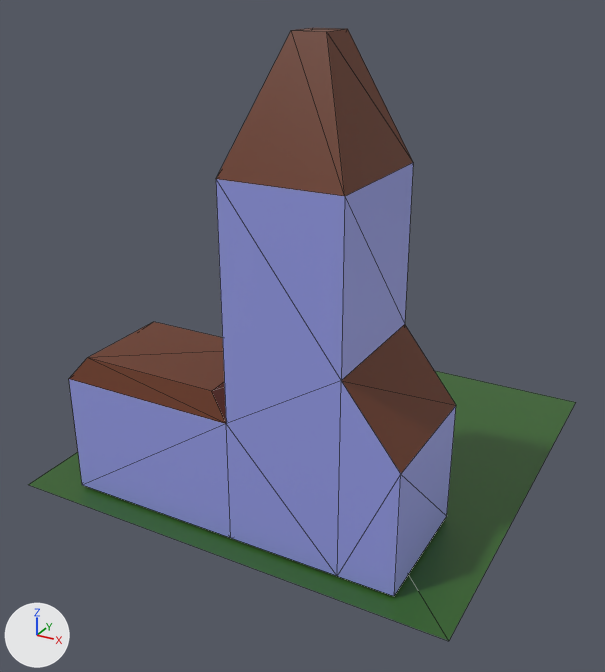
An edit to the glTF model public/assets/building.glb, drawn before and after from the same camera.
The view is the same before and after, from a camera (50 mm lens) standing at (4.92, -9.66, 6.39) and looking at (-0.08, -0.57, 1.85). Arrows for +X, +Y and +Z are at lower left; the lights stay in place. Mesh edges are drawn as thin lines. Vertices at the same position are counted once.

Objects in the first picture: 'Floor', 'House'.
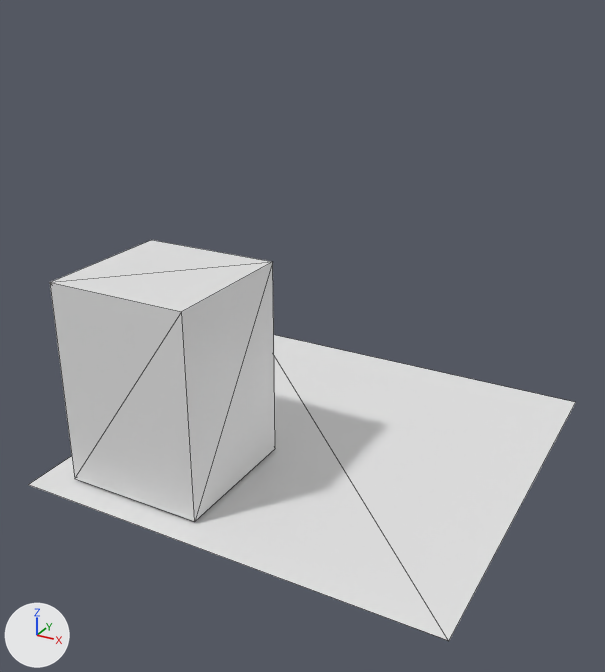
Where the newer file only moved an object's origin or applied its transform, the numbers keep the older frame.

Edits to the scene script, one JSON object a line:
```json
{"block": "me_cube_001", "where": "me_cube_001.from_pydata(...)  # 4 vertices, 2 faces; spans x -3.0..3.0, y -3.0..3.0, z 0.0"}
{"block": "me_cube_001", "where": "# used by ob_floor; location = (0.0, 0.0, -0.04)"}
{"block": "me_cube_001", "change": "me_cube_001 part 1: 2 faces spanning x -3.0..3.0, y -3.0..3.0, z 0.0 switch from mat_materialfloor (dark green #336226) to no material"}
{"op": "add", "block": "me_cube_002", "code": ["me_cube_002 = bpy.data.meshes.new('Cube.002')", "me_cube_002.from_pydata([(-1.0, -1.0, 2.85), (-1.0, 1.0, 0.0), (-1.0, -1.0, 0.0), (-1.0, 1.0, 2.85), (1.0, 1.0, 0.0), (1.0, 1.0, 2.85), (1.0, -1.0, 0.0), (1.0, -1.0, 2.85)], [], [(0, 1, 2), (0, 3, 1), (3, 4, 1), (3, 5, 4), (5, 6, 4), (5, 7, 6), (7, 2, 6), (7, 0, 2), (0, 5, 3), (0, 7, 5)])"]}
{"op": "remove", "block": "ob_house", "code": ["ob_house = bpy.data.objects.new('House', me_cube_005)", "ob_house.location = (0.0, -1.85, 0.0)"]}
{"op": "add", "block": "ob_cube", "code": ["ob_cube = bpy.data.objects.new('Cube', me_cube_002)", "ob_cube.location = (-1.49, -1.64, 0.0)"]}
```

Where the change shows, as pixel boxes [x1, y1, x2, y2] in the pictures (605 x 672 px):
```json
{"object": "House", "change": "deleted", "before": [69, 28, 456, 596], "faces in mat_materialbuilding (blue #979ee7)": [69, 163, 456, 596], "faces in mat_materialroof (brown #6a361e)": [69, 28, 456, 473]}
{"object": "Cube", "change": "added", "after": [50, 240, 275, 521]}
{"part": 1, "of": "me_cube_001", "change": "recoloured", "before": [28, 371, 576, 641], "after": [28, 335, 576, 641], "on screen": "green to white"}
```
